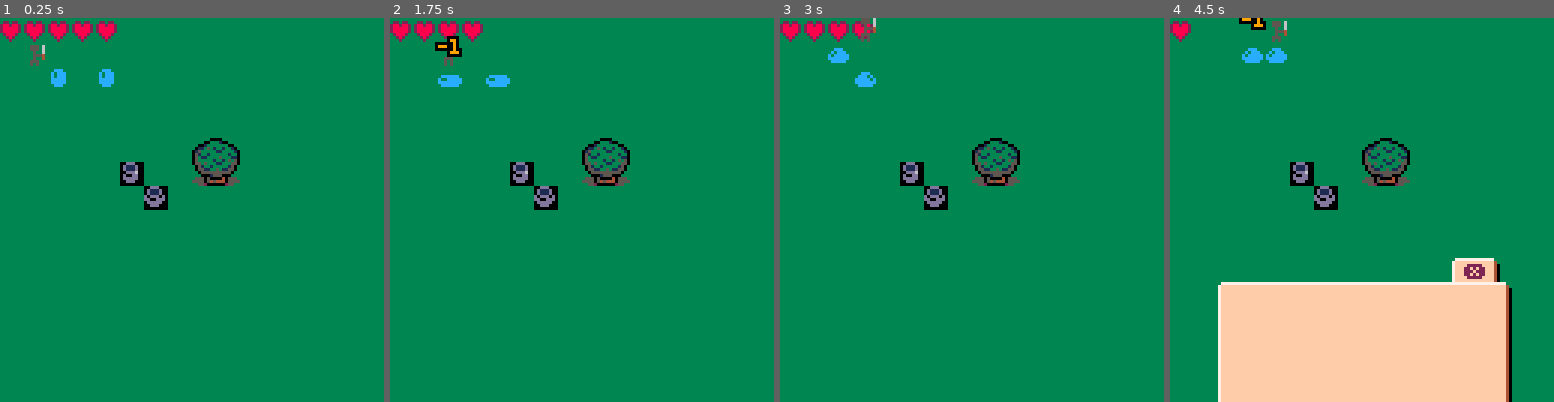
Above: before the commit, frames 1-4 (left to right).
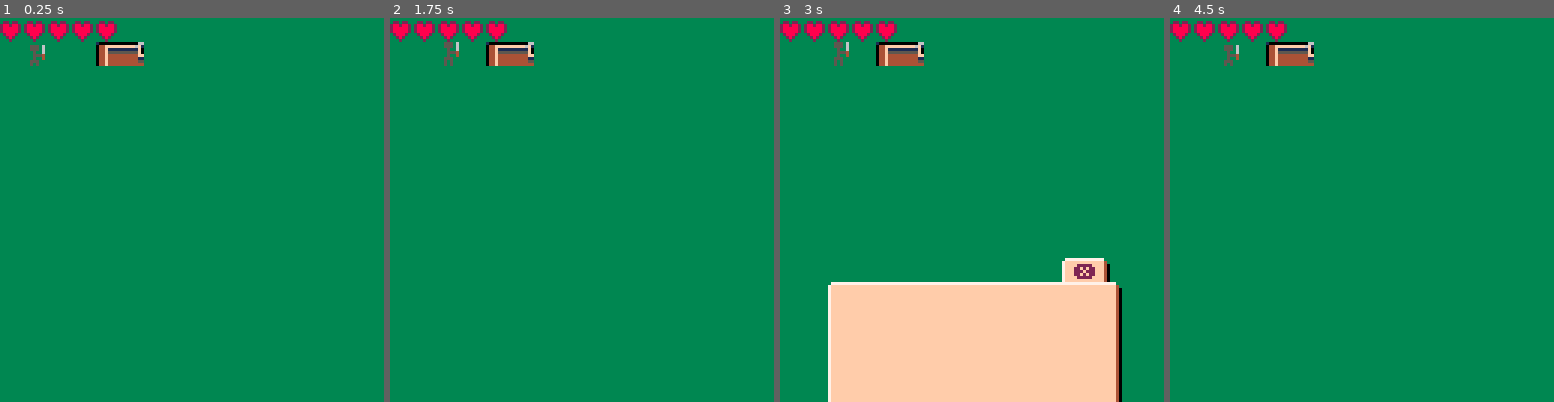
Above: after the commit, the same moments.

Repository: DriZzy208/Zelda
Game: PICO-8 cartridge zelda.p8
Same seed, same stepped clock (60 frames per second), same inputs: the game is played once before the commit and once after it.
Inputs:
- Up to frame 1 (0.25 s): no input
- Up to frame 2 (1.75 s): tap X (X key) at 0.33, 1.07 s; tap O (Z key) at 0.7, 1.7 s; hold Right from 1.6 s (still down)
- Up to frame 3 (3 s): tap X (X key) at 1.85, 2.97 s; release Right at 2.1 s; tap O (Z key) at 2.1, 2.5, 2.9 s; hold Up 2.15-2.42 s; hold Right from 2.47 s (still down)
- Up to frame 4 (4.5 s): release Right at 3.03 s; hold Left 3.08-3.58 s; tap O (Z key) at 3.3, 3.7, 4.1 s; hold Down 3.63-3.97 s; hold Right from 4.02 s (still down); tap X (X key) at 4.08 s

The runs differ from the first frame. In frame 1, 2.7% of the frame differs, in the area x 13-63%, y 6-50%; in frame 2, 3.2%; in frame 3, 28%; in frame 4, 28%, in the area x 6-90%, y 0-100%.

Commit message:
add sprite

Diff:
--- a/zelda.p8
+++ b/zelda.p8
@@ -44,7 +44,6 @@
             end
         end
     end
-    placeeverything()
     p_t=0
 
     wind={}
@@ -132,13 +131,6 @@
     if btnp(❎) then
         startgame()
     end
-end
-
-function placeeverything()
-    --thin pots
-    placethings(7)
-    --thick pots
-    placethings(8)
 end
 
 function dobuttmem()
@@ -266,11 +258,21 @@
     draw_money()
 end
 
-function placethings(type)
-    for x=0,15 do
-        for y=0,15 do
-            if mget(x,y)==type then
-                mset(x,y,type)
+function getposx(type)
+    for v=0,15 do
+        for z=0,15 do
+            if mget(v,z)== type then
+                return z
+            end
+        end
+    end
+end
+
+function getposy(type)
+    for g=0,15 do
+        for u=0,15 do
+            if mget(g,u)== type then
+                return g
             end
         end
     end
@@ -672,103 +674,103 @@
 
 
 __gff__
-0000010000000303030103010303020000000000000000000000000000000000000000000000000000000101000000000000000000000000000001010000000000000000000000000000000000000000000000000000000000000000000000000000000000000000000000000000000000000000000000000000000000000000
+0000010000000303030103010303020000000000000000000000000000000000000000000000010000000101000000000000000001010100000001010000000000000000000000000000000000000000000000000000000000000000000000000000000000000000000000000000000000000000000000000000000000000000
 0000000000000000000000000000000000000000000000000000000000000000000000000000000000000000000000000000000000000000000000000000000000000000000000000000000000000000000000000000000000000000000000000000000000000000000000000000000000000000000000000000000000000000
 __map__
 1010101010101010101010101010101010101010101010101010101010101010101010101010101010101010101010101010101010101010101010101010101010101010101010101010101010101010101010101010101010101010101010101010101010101010101010101010101010101010101010101010101010101010
-1010101010101010101010101010101010101010101010101010101010101010101010101010101010101010101010101010101010101010101010101010101010101010101010101010101010101010101010101010101010101010101010101010101010101010101010101010101010101010101010101010101010101010
-1010031003101010101010101010101010101010101010101010101010101010101010101010101010101010101010101010101010101010101010101010101010101010101010101010101010101010101010101010101010101010101010101010101010101010101010101010101010101010101010101010101010101010
-1010101010101010101010101010101010101010101010101010101010101010101010101010101010101010101010101010101010101010101010101010101010101010101010101010101010101010101010101010101010101010101010101010101010101010101010101010101010101010101010101010101010101010
-1010101010101010101010101010101010101010101010101010101010101010101010101010101010101010101010101010101010101010101010101010101010101010101010101010101010101010101010101010101010101010101010101010101010101010101010101010101010101010101010101010101010101010
-10101010101010102a2b10101010101010101010101010101010101010101010101010101010101010101010101010101010101010101010101010101010101010101010101010101010101010101010101010101010101010101010101010101010101010101010101010101010101010101010101010101010101010101010
-10101010100710103a3b10101010101010101010101010101010101010101010101010101010101010101010101010101010101010101010101010101010101010101010101010101010101010101010101010101010101010101010101010101010101010101010101010101010101010101010101010101010101010101010
-1010101010100810101010101010101010101010101010101010101010101010101010101010101010101010101010101010101010101010101010101010101010101010101010101010101010101010101010101010101010101010101010101010101010101010101010101010101010101010101010101010101010101010
-1010101010101010101010101010101010101010101010101010101010101010101010101010101010101010101010101010101010101010101010101010101010101010101010101010101010101010101010101010101010101010101010101010101010101010101010101010101010101010101010101010101010101010
-1010101010101010101010101010101010101010101010101010101010101010101010101010101010101010101010101010101010101010101010101010101010101010101010101010101010101010101010101010101010101010101010101010101010101010101010101010101010101010101010101010101010101010
-1010101010101010101010101010101010101010101010101010101010101010101010101010101010101010101010101010101010101010101010101010101010101010101010101010101010101010101010101010101010101010101010101010101010101010101010101010101010101010101010101010101010101010
-1010101010101010101010101010101010101010101010101010101010101010101010101010101010101010101010101010101010101010101010101010101010101010101010101010101010101010101010101010101010101010101010101010101010101010101010101010101010101010101010101010101010101010
-1010101010101010101010101010101010101010101010101010101010101010101010101010101010101010101010101010101010101010101010101010101010101010101010101010101010101010101010101010101010101010101010101010101010101010101010101010101010101010101010101010101010101010
-1010101010101010101010101010101010101010101010101010101010101010101010101010101010101010101010101010101010101010101010101010101010101010101010101010101010101010101010101010101010101010101010101010101010101010101010101010101010101010101010101010101010101010
-1010101010101010101010101010101010101010101010101010101010101010101010101010101010101010101010101010101010101010101010101010101010101010101010101010101010101010101010101010101010101010101010101010101010101010101010101010101010101010101010101010101010101010
-1010101010101010101010101010101010101010101010101010101010101010101010101010101010101010101010101010101010101010101010101010101010101010101010101010101010101010101010101010101010101010101010101010101010101010101010101010101010101010101010101010101010101010
-1010101010101010101010101010101010101010101010101010101010101010101010101010101010101010101010101010101010101010101010101010101010101010101010101010101010101010101010101010101010101010101010101010101010101010101010101010101010101010101010101010101010101010
-1010101010101010101010101010101010101010101010101010101010101010101010101010101010101010101010101010101010101010101010101010101010101010101010101010101010101010101010101010101010101010101010101010101010101010101010101010101010101010101010101010101010101010
-1010101010101010101010101010101010101010101010101010101010101010101010101010101010101010101010101010101010101010101010101010101010101010101010101010101010101010101010101010101010101010101010101010101010101010101010101010101010101010101010101010101010101010
-1010101010101010101010101010101010101010101010101010101010101010101010101010101010101010101010101010101010101010101010101010101010101010101010101010101010101010101010101010101010101010101010101010101010101010101010101010101010101010101010101010101010101010
-1010101010101010101010101010101010101010101010101010101010101010101010101010101010101010101010101010101010101010101010101010101010101010101010101010101010101010101010101010101010101010101010101010101010101010101010101010101010101010101010101010101010101010
-1010101010101010101010101010101010101010101010101010101010101010101010101010101010101010101010101010101010101010101010101010101010101010101010101010101010101010101010101010101010101010101010101010101010101010101010101010101010101010101010101010101010101010
-1010101010101010101010101010101010101010101010101010101010101010101010101010101010101010101010101010101010101010101010101010101010101010101010101010101010101010101010101010101010101010101010101010101010101010101010101010101010101010101010101010101010101010
-1010101010101010101010101010101010101010101010101010101010101010101010101010101010101010101010101010101010101010101010101010101010101010101010101010101010101010101010101010101010101010101010101010101010101010101010101010101010101010101010101010101010101010
-1010101010101010101010101010101010101010101010101010101010101010101010101010101010101010101010101010101010101010101010101010101010101010101010101010101010101010101010101010101010101010101010101010101010101010101010101010101010101010101010101010101010101010
-1010101010101010101010101010101010101010101010101010101010101010101010101010101010101010101010101010101010101010101010101010101010101010101010101010101010101010101010101010101010101010101010101010101010101010101010101010101010101010101010101010101010101010
-1010101010101010101010101010101010101010101010101010101010101010101010101010101010101010101010101010101010101010101010101010101010101010101010101010101010101010101010101010101010101010101010101010101010101010101010101010101010101010101010101010101010101010
-1010101010101010101010101010101010101010101010101010101010101010101010101010101010101010101010101010101010101010101010101010101010101010101010101010101010101010101010101010101010101010101010101010101010101010101010101010101010101010101010101010101010101010
-1010101010101010101010101010101010101010101010101010101010101010101010101010101010101010101010101010101010101010101010101010101010101010101010101010101010101010101010101010101010101010101010101010101010101010101010101010101010101010101010101010101010101010
-1010101010101010101010101010101010101010101010101010101010101010101010101010101010101010101010101010101010101010101010101010101010101010101010101010101010101010101010101010101010101010101010101010101010101010101010101010101010101010101010101010101010101010
-1010101010101010101010101010101010101010101010101010101010101010101010101010101010101010101010101010101010101010101010101010101010101010101010101010101010101010101010101010101010101010101010101010101010101010101010101010101010101010101010101010101010101010
-1010101010101010101010101010101010101010101010101010101010101010101010101010101010101010101010101010101010101010101010101010101010101010101010101010101010101010101010101010101010101010101010101010101010101010101010101010101010101010101010101010101010101010
-…(65 lines of a section not shown)…
+1010101017181010101010101010101010101010101010101010101010101010101010101010101010101010101010101010101010101010101010101010101010101010101010101010101010101010101010101010101010101010101010101010101010101010101010101010101010101010101010101010101010101010
+1010101010101010101010101010101010101010101010101010101010101010101010101010101010101010101010101010101010101010101010101010101010101010101010101010101010101010101010101010101010101010101010101010101010101010101010101010101010101010101010101010101010101010
+1010101010101010101010101010101010101010101010101010101010101010101010101010101010101010101010101010101010101010101010101010101010101010101010101010101010101010101010101010101010101010101010101010101010101010101010101010101010101010101010101010101010101010
+1010101010101010101010101010101010101010101010101010101010101010101010101010101010101010101010101010101010101010101010101010101010101010101010101010101010101010101010101010101010101010101010101010101010101010101010101010101010101010101010101010101010101010
+1010101010101010101010101010101010101010101010101010101010101010101010101010101010101010101010101010101010101010101010101010101010101010101010101010101010101010101010101010101010101010101010101010101010101010101010101010101010101010101010101010101010101010
+1010101010101010101010101010101010101010101010101010101010101010101010101010101010101010101010101010101010101010101010101010101010101010101010101010101010101010101010101010101010101010101010101010101010101010101010101010101010101010101010101010101010101010
+1010101010101010101010101010101010101010101010101010101010101010101010101010101010101010101010101010101010101010101010101010101010101010101010101010101010101010101010101010101010101010101010101010101010101010101010101010101010101010101010101010101010101010
+1010101010101010101010101010101010101010101010101010101010101010101010101010101010101010101010101010101010101010101010101010101010101010101010101010101010101010101010101010101010101010101010101010101010101010101010101010101010101010101010101010101010101010
+1010101010101010101010101010101010101010101010101010101010101010101010101010101010101010101010101010101010101010101010101010101010101010101010101010101010101010101010101010101010101010101010101010101010101010101010101010101010101010101010101010101010101010
+1010101010101010101010101010101010101010101010101010101010101010101010101010101010101010101010101010101010101010101010101010101010101010101010101010101010101010101010101010101010101010101010101010101010101010101010101010101010101010101010101010101010101010
+1010101010101010101010101010101010101010101010101010101010101010101010101010101010101010101010101010101010101010101010101010101010101010101010101010101010101010101010101010101010101010101010101010101010101010101010101010101010101010101010101010101010101010
+1010101010101010101010101010101010101010101010101010101010101010101010101010101010101010101010101010101010101010101010101010101010101010101010101010101010101010101010101010101010101010101010101010101010101010101010101010101010101010101010101010101010101010
+1010101010101010101010101010101010101010101010101010101010101010101010101010101010101010101010101010101010101010101010101010101010101010101010101010101010101010101010101010101010101010101010101010101010101010101010101010101010101010101010101010101010101010
+1010101010101010101010101010101010101010101010101010101010101010101010101010101010101010101010101010101010101010101010101010101010101010101010101010101010101010101010101010101010101010101010101010101010101010101010101010101010101010101010101010101010101010
+1010101010101010101010101010101010101010101010101010101010101010101010101010101010101010101010101010101010101010101010101010101010101010101010101010101010101010101010101010101010101010101010101010101010101010101010101010101010101010101010101010101010101010
+1010101010101010101010101010101010101010101010101010101010101010101010101010101010101010101010101010101010101010101010101010101010101010101010101010101010101010101010101010101010101010101010101010101010101010101010101010101010101010101010101010101010101010
+1010101010101010101010101010101010101010101010101010101010101010101010101010101010101010101010101010101010101010101010101010101010101010101010101010101010101010101010101010101010101010101010101010101010101010101010101010101010101010101010101010101010101010
+1010101010101010101010101010101010101010101010101010101010101010101010101010101010101010101010101010101010101010101010101010101010101010101010101010101010101010101010101010101010101010101010101010101010101010101010101010101010101010101010101010101010101010
+1010101010101010101010101010101010101010101010101010101010101010101010101010101010101010101010101010101010101010101010101010101010101010101010101010101010101010101010101010101010101010101010101010101010101010101010101010101010101010101010101010101010101010
+1010101010101010101010101010101010101010101010101010101010101010101010101010101010101010101010101010101010101010101010101010101010101010101010101010101010101010101010101010101010101010101010101010101010101010101010101010101010101010101010101010101010101010
+1010101010101010101010101010101010101010101010101010101010101010101010101010101010101010101010101010101010101010101010101010101010101010101010101010101010101010101010101010101010101010101010101010101010101010101010101010101010101010101010101010101010101010
+1010101010101010101010101010101010101010101010101010101010101010101010101010101010101010101010101010101010101010101010101010101010101010101010101010101010101010101010101010101010101010101010101010101010101010101010101010101010101010101010101010101010101010
+1010101010101010101010101010101010101010101010101010101010101010101010101010101010101010101010101010101010101010101010101010101010101010101010101010101010101010101010101010101010101010101010101010101010101010101010101010101010101010101010101010101010101010
+1010101010101010101010101010101010101010101010101010101010101010101010101010101010101010101010101010101010101010101010101010101010101010101010101010101010101010101010101010101010101010101010101010101010101010101010101010101010101010101010101010101010101010
+1010101010101010101010101010101010101010101010101010101010101010101010101010101010101010101010101010101010101010101010101010101010101010101010101010101010101010101010101010101010101010101010101010101010101010101010101010101010101010101010101010101010101010
+1010101010101010101010101010101010101010101010101010101010101010101010101010101010101010101010101010101010101010101010101010101010101010101010101010101010101010101010101010101010101010101010101010101010101010101010101010101010101010101010101010101010101010
+1010101010101010101010101010101010101010101010101010101010101010101010101010101010101010101010101010101010101010101010101010101010101010101010101010101010101010101010101010101010101010101010101010101010101010101010101010101010101010101010101010101010101010
+1010101010101010101010101010101010101010101010101010101010101010101010101010101010101010101010101010101010101010101010101010101010101010101010101010101010101010101010101010101010101010101010101010101010101010101010101010101010101010101010101010101010101010
+1010101010101010101010101010101010101010101010101010101010101010101010101010101010101010101010101010101010101010101010101010101010101010101010101010101010101010101010101010101010101010101010101010101010101010101010101010101010101010101010101010101010101010
+1010101010101010101010101010101010101010101010101010101010101010101010101010101010101010101010101010101010101010101010101010101010101010101010101010101010101010101010101010101010101010101010101010101010101010101010101010101010101010101010101010101010101010
+1010101010101010101010101010101010101010101010101010101010101010101010101010101010101010101010101010101010101010101010101010101010101010101010101010101010101010101010101010101010101010101010101010101010101010101010101010101010101010101010101010101010101010
+…(65 lines of a section not shown)…
Not shown, changed: 24 lines of the sprite sheet (__gfx__) section of zelda.p8
